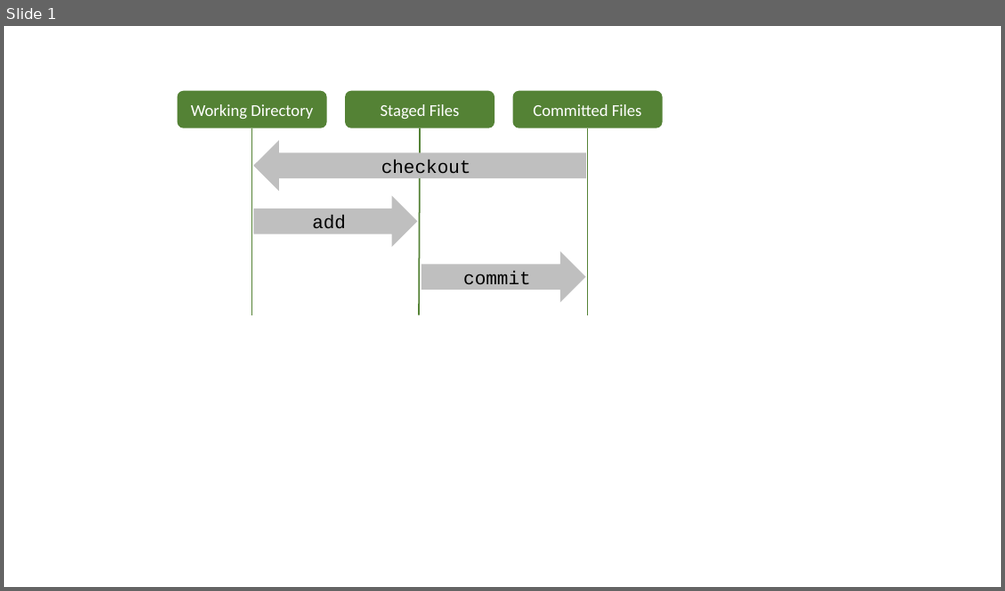
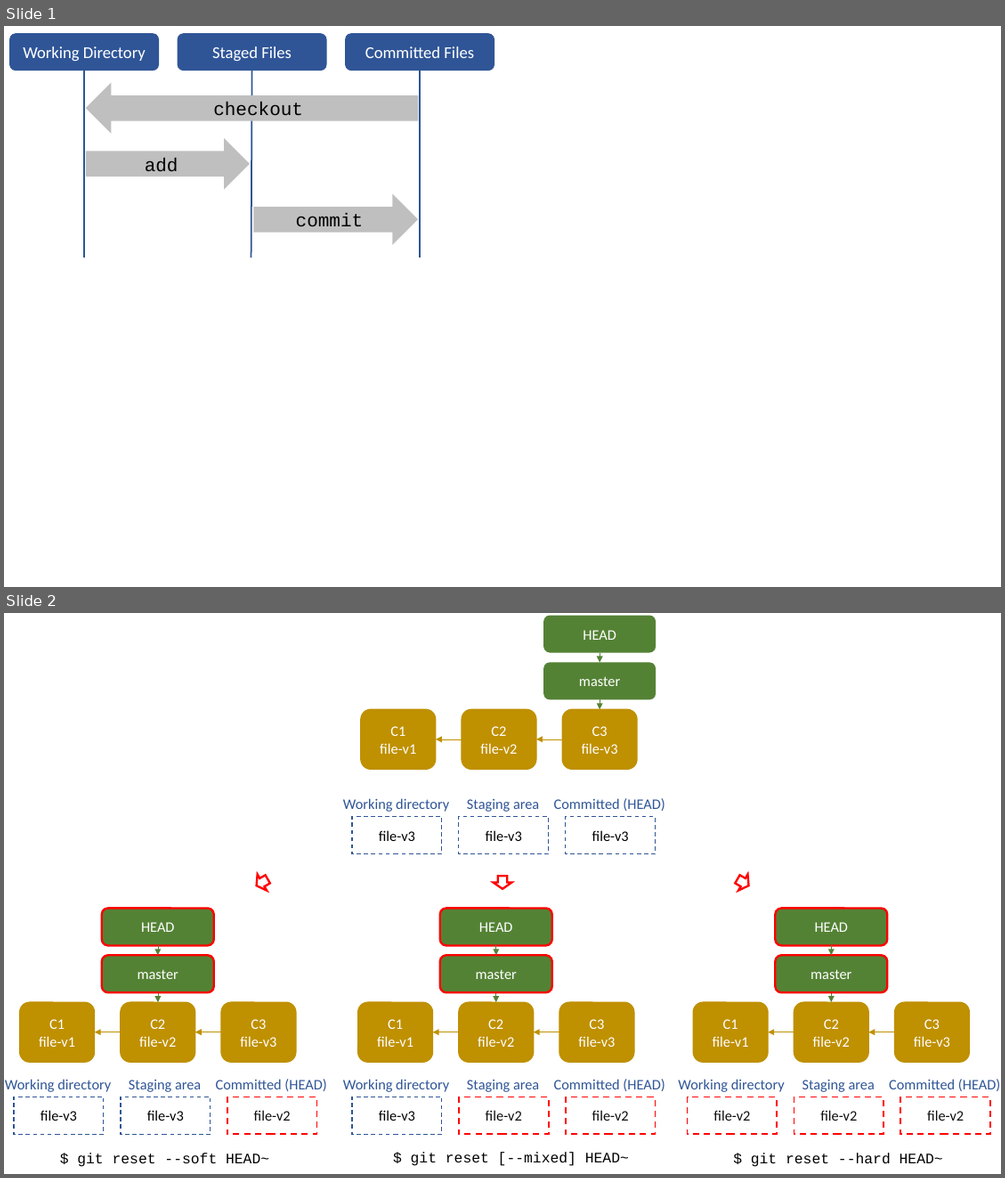
Before and after one commit to K1-ZR/practice-git, a slide deck: images/images.pptx. Shown one above the other, each under a label of ours: slide 1 before the commit, slides 1 and 2 after it. The pictures are 1005x591 and 1005x1178 pixels, drawn with LibreOffice and Linux fonts; fonts in the diff are those of the drawing. Boxes give left, top, right and bottom in pixels: in the first picture for what was removed or moved away, otherwise in the second. Text is boxed around its words. In the diff, an @@ line names an element or a change of style, - is before the commit and + after.

```diff
--- a/images/images.pptx
+++ b/images/images.pptx
@@ slide 2 added at bbox=[4, 613, 1001, 1174], background #FFFFFF @@
@@ group added at bbox=[361, 616, 656, 770]: 5 rounded rectangles, 4 arrows @@
+C1
+file-v1
+C2
+file-v2
+HEAD
+master
+C3
+file-v3
@@ group added at bbox=[343, 798, 664, 854]: 3 rectangles, 3 texts @@
+file-v3
+Working directory
+file-v3
+Staging area
+file-v3
+Committed (HEAD)
@@ right arrow added at bbox=[252, 876, 271, 889], outline #FF0000 2 pt @@
@@ right arrow added at bbox=[493, 876, 512, 889], outline #FF0000 2 pt @@
@@ right arrow added at bbox=[734, 876, 752, 889], outline #FF0000 2 pt @@
@@ group added at bbox=[20, 908, 296, 1062]: 5 rounded rectangles, 4 arrows @@
+C1
+file-v1
+C2
+file-v2
+HEAD
+master
+C3
+file-v3
@@ group added at bbox=[357, 908, 634, 1062]: 5 rounded rectangles, 4 arrows @@
+C1
+file-v1
+C2
+file-v2
+HEAD
+master
+C3
+file-v3
@@ group added at bbox=[694, 908, 970, 1062]: 5 rounded rectangles, 4 arrows @@
+C1
+file-v1
+C2
+file-v2
+HEAD
+master
+C3
+file-v3
@@ group added at bbox=[5, 1078, 326, 1135]: 3 rectangles, 3 texts @@
+file-v3
+Working directory
+file-v3
+Staging area
+file-v2
+Committed (HEAD)
@@ group added at bbox=[343, 1078, 664, 1135]: 3 rectangles, 3 texts @@
+file-v3
+Working directory
+file-v2
+Staging area
+file-v2
+Committed (HEAD)
@@ group added at bbox=[678, 1078, 1000, 1135]: 3 rectangles, 3 texts @@
+file-v2
+Working directory
+file-v2
+Staging area
+file-v2
+Committed (HEAD)
@@ text added at bbox=[77, 1152, 269, 1167], 14 pt, text #000000 @@
+$ git reset --soft HEAD~
@@ text added at bbox=[411, 1151, 629, 1166], 14 pt, text #000000 @@
+$ git reset [--mixed] HEAD~
@@ text added at bbox=[751, 1152, 943, 1167], 14 pt, text #000000 @@
+$ git reset --hard HEAD~
@@ slide 1 changed as well @@
@@ fill #548235 to #2F5597 in 3 elements at bbox=[9, 33, 159, 70], bbox=[345, 33, 494, 70], bbox=[178, 33, 327, 70] @@
@@ line (84, 70) - (84, 257): stroke #548235 1.5 pt to #2F5597 1.5 pt @@
@@ 3 rounded rectangles, 3 right arrows, 3 lines: place and size @@
-3 rounded rectangles, 3 right arrows, 3 lines at bbox=[178, 91, 662, 315]
+3 rounded rectangles, 3 right arrows, 3 lines at bbox=[9, 33, 494, 257]
@@ line (252, 70) - (251, 257): stroke #548235 1.5 pt to #2F5597 1.5 pt @@
@@ line (420, 70) - (420, 257): stroke #548235 1.5 pt to #2F5597 1.5 pt @@
```
Also in this commit, not shown: 4 other slides changed, 8 other files.
